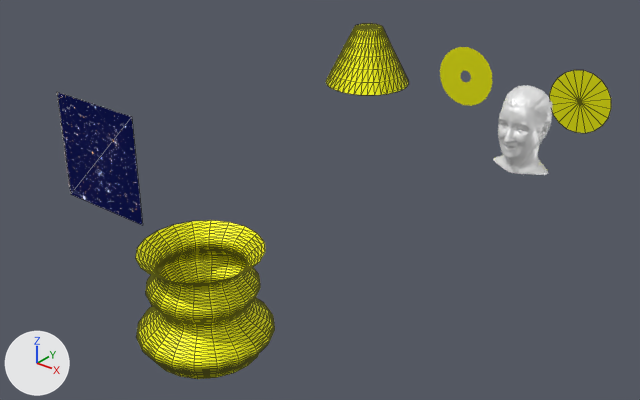
A saved change to the glTF model scene.glb.
One viewpoint serves both versions: a camera (50 mm lens) standing at (696.0, -857.0, 458.0) and looking at (12.0, -2.0, -72.0). Arrows for +X, +Y and +Z are at lower left; the lights stay in place. Mesh edges are drawn as thin lines on the coarser meshes. Where no turn or scale is listed for an object, it has been applied to the vertices. Vertices at the same position are counted once.
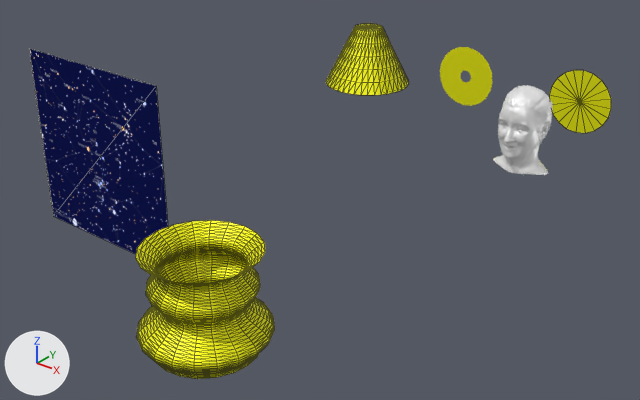
What differs and where, as boxes [x1, y1, x2, y2] in the pictures (640 x 400 px):
'Icosahedron', reshaped (63% wider, 54% taller)
    before: [57, 92, 142, 225]
    after: [29, 48, 168, 254]

What the commit changed:
me_mesh_0 has 4 vertices, 2 faces and spans x -75.0..75.0, y 0.0, z -75.0..75.0.
me_mesh_0 is used by ob_icosahedron; location (-200.0, -200.0, 0.0).
Part 1, on me_mesh_0:
Vertex 0 of me_mesh_0 moves from (-75.0, 0.0, 75.0) at pixel (56, 91) to (-125.0, 0.0, 125.0) at pixel (28, 48).
Vertex 1 of me_mesh_0 moves from (75.0, 0.0, 75.0) at pixel (131, 116) to (125.0, 0.0, 125.0) at pixel (156, 85).
Vertex 2 of me_mesh_0 moves from (-75.0, 0.0, -75.0) at pixel (70, 194) to (-125.0, 0.0, -125.0) at pixel (53, 216).
Vertex 3 of me_mesh_0 moves from (75.0, 0.0, -75.0) at pixel (142, 225) to (125.0, 0.0, -125.0).
